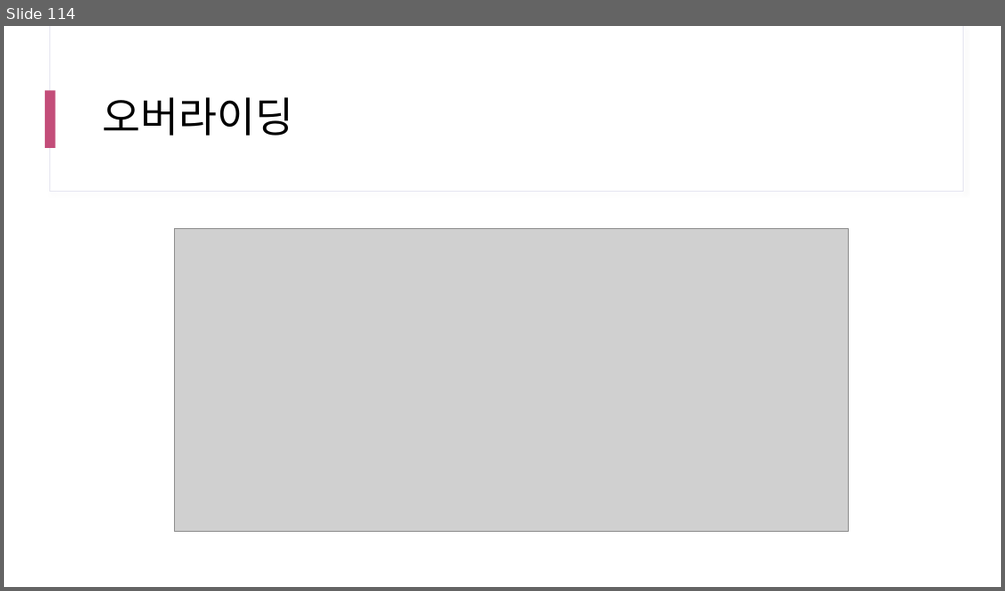
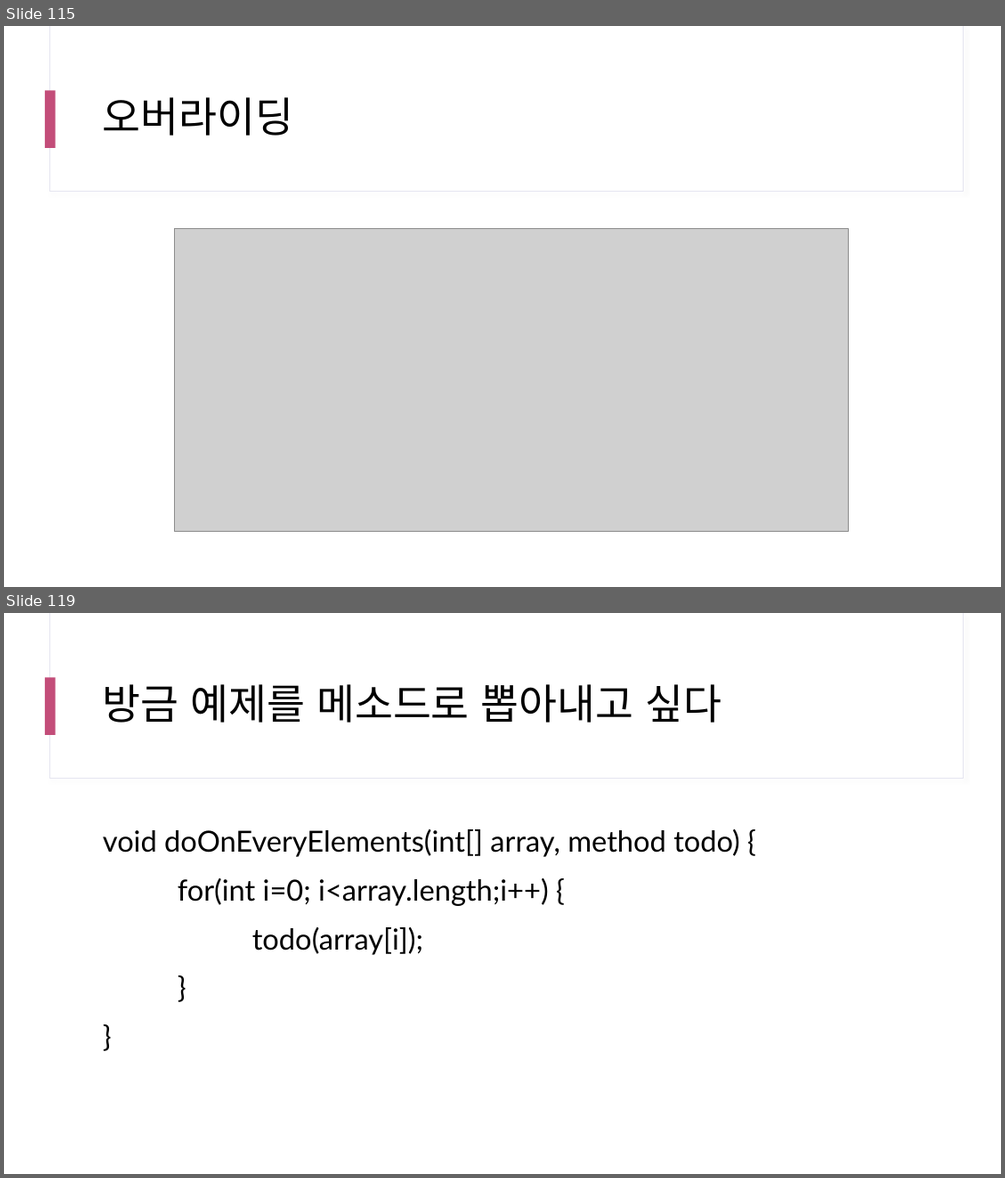
Before and after one commit to yhs0602/SPLIT_lecture_examples, a slide deck: docs/SPLIT 17차 Java.pptx. Shown one above the other, each under a label of ours: slide 114 before the commit, slides 115 and 119 after it; the slides between them are not shown. The pictures are 1005x591 and 1005x1178 pixels, drawn with LibreOffice and Linux fonts; fonts in the diff are those of the drawing; grey boxes stand for pictures. Boxes give left, top, right and bottom in pixels: in the first picture for what was removed or moved away, otherwise in the second. Text is boxed around its words. In the diff, an @@ line names an element or a change of style, - is before the commit and + after.

```diff
--- a/docs/SPLIT 17차 Java.pptx
+++ b/docs/SPLIT 17차 Java.pptx
@@ slide 119 added at bbox=[4, 613, 1001, 1174], background #FFFFFF; not listed: 3 template elements that a slide beside it also shows @@
@@ title added at bbox=[103, 684, 721, 722], 40 pt, text #000000 @@
+방금 예제를 메소드로 뽑아내고 싶다
@@ text added at bbox=[103, 829, 740, 955], 28 pt, text #000000 @@
+void doOnEveryElements(int[] array, method todo) {
+for(int i=0; i<array.length;i++) {
+todo(array[i]);
+}
+}
@@ what was slide 114 is now slide 115 @@
```
Also in this commit, not shown: 1 slide changed, 39 other slides added.
